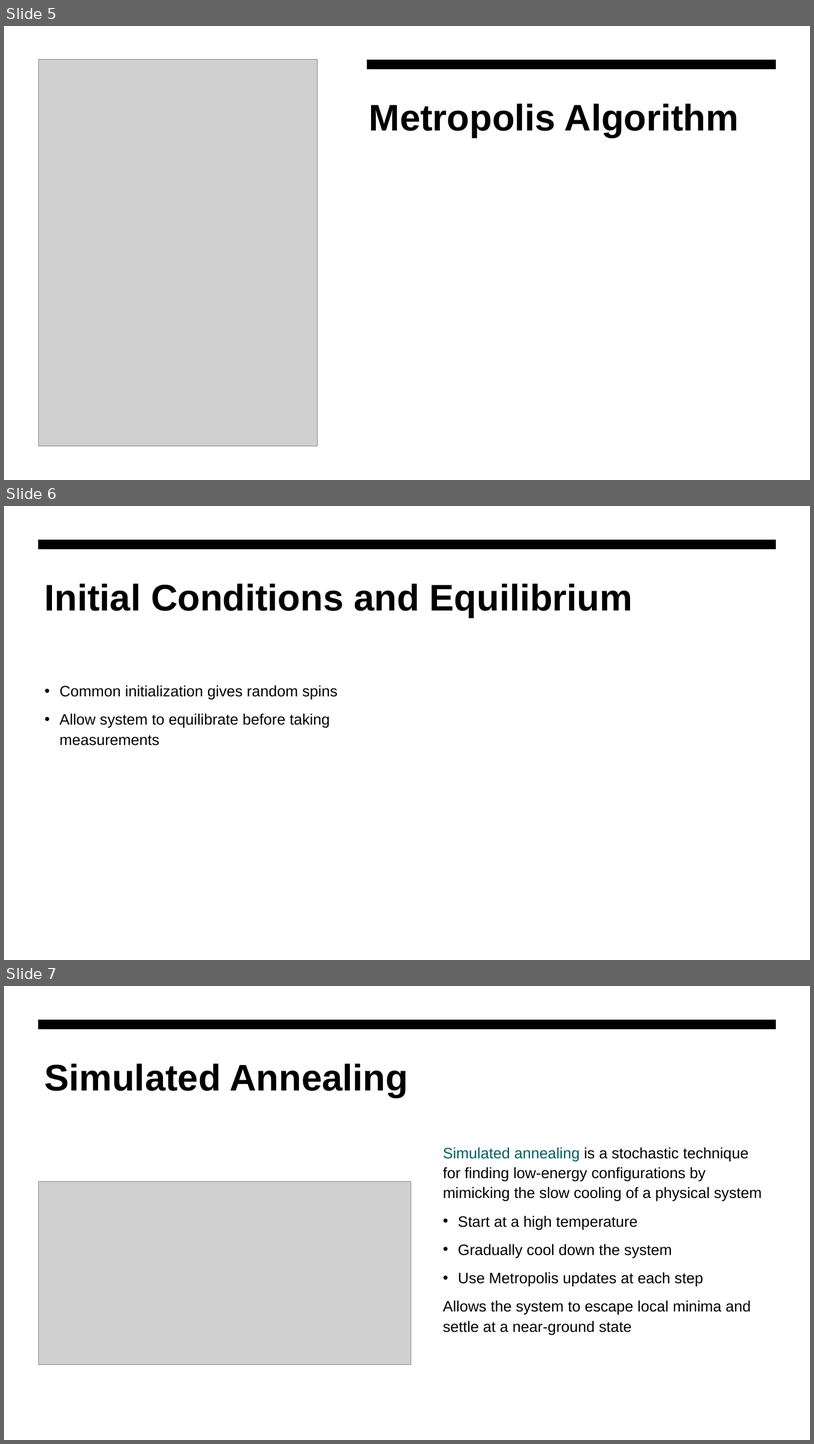
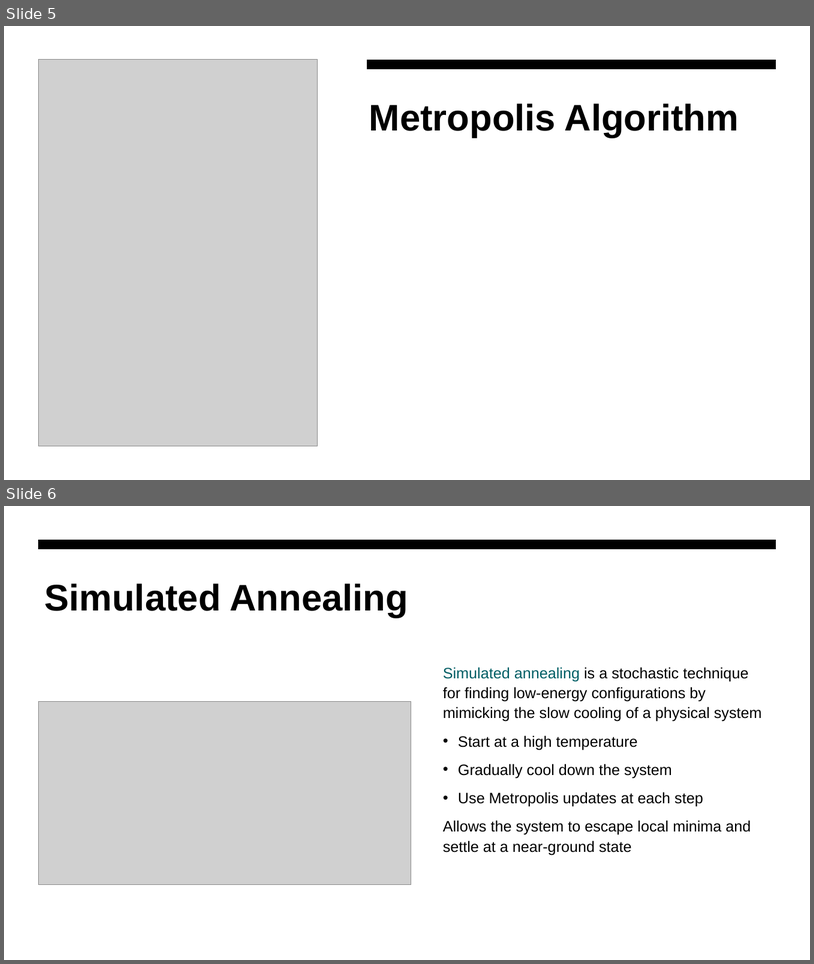
Before and after one commit to Phys3211/mainF25, a slide deck: lectures/The Ising Model.pptx. Shown one above the other, each under a label of ours: slides 5, 6 and 7 before the commit, slides 5 and 6 after it. The pictures are 814x1444 and 814x964 pixels, drawn with LibreOffice and Linux fonts; fonts in the diff are those of the drawing; grey boxes stand for pictures. Boxes give left, top, right and bottom in pixels: in the first picture for what was removed or moved away, otherwise in the second. Text is boxed around its words. In the diff, an @@ line names an element or a change of style, - is before the commit and + after.

```diff
--- a/lectures/The Ising Model.pptx
+++ b/lectures/The Ising Model.pptx
@@ slide 6 removed at [4, 506, 810, 960], background #FFFFFF @@
@@ freeform shape removed at [38, 540, 777, 550] @@
@@ title removed at [45, 583, 633, 618] @@
-Initial Conditions and Equilibrium
@@ text removed at [60, 685, 338, 745] @@
-• Common initialization gives random spins
-• Allow system to equilibrate before taking measurements
@@ what was slide 7 is now slide 6 @@
```
Also in this commit, not shown: 5 other files.
